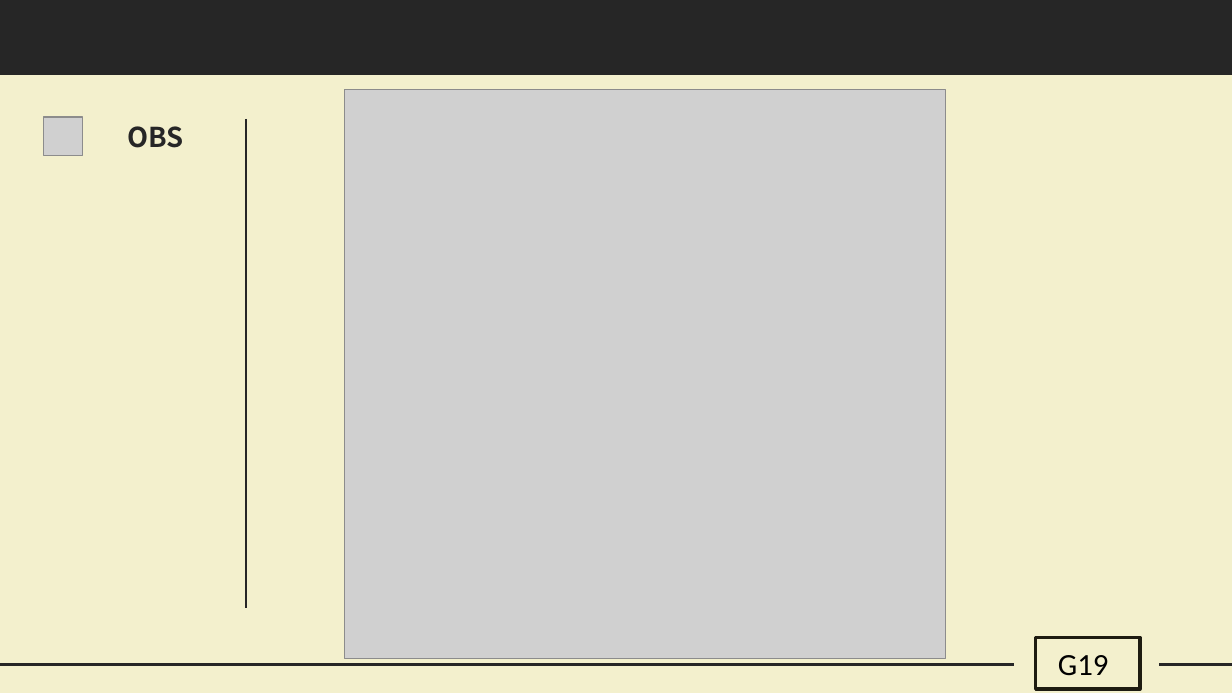
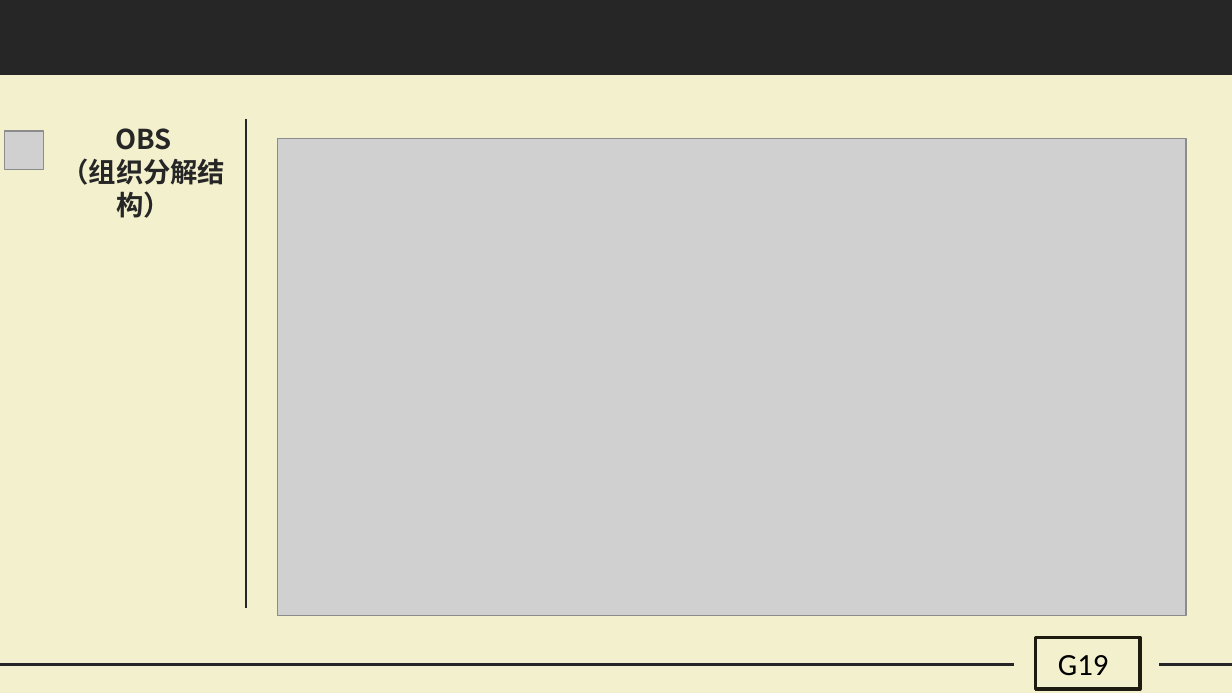
Before and after one commit to G19-Fish/PRD2018-G19, a slide deck: slide 26 of PRD2018-G19-需求项目计划PPT.pptx (slide 22 before the commit). Drawn at 1232x693 pixels with LibreOffice and Linux fonts; fonts in the diff are those of the drawing; grey boxes stand for pictures. Boxes give left, top, right and bottom in pixels: in the first picture for what was removed or moved away, otherwise in the second. Text is boxed around its words. In the diff, an @@ line names an element or a change of style, - is before the commit and + after.

```diff
--- a/PRD2018-G19-需求项目计划PPT.pptx
+++ b/PRD2018-G19-需求项目计划PPT.pptx
@@ text "OBS": place and size @@
-text "OBS" at [127, 126, 183, 148]
+text "OBS" at [62, 128, 226, 218]
@@ picture: place and size @@
-picture at [43, 117, 81, 155]
+picture at [5, 131, 43, 169]
@@ picture: place and size @@
-picture at [345, 90, 946, 659]
+picture at [278, 138, 1186, 616]
@@ text at [62, 158, 226, 218]: paragraph added @@
+（组织分解结构）
```
Also in this commit, not shown: 21 other slides changed, 20 slides added, 12 slides removed, 8 other files.
